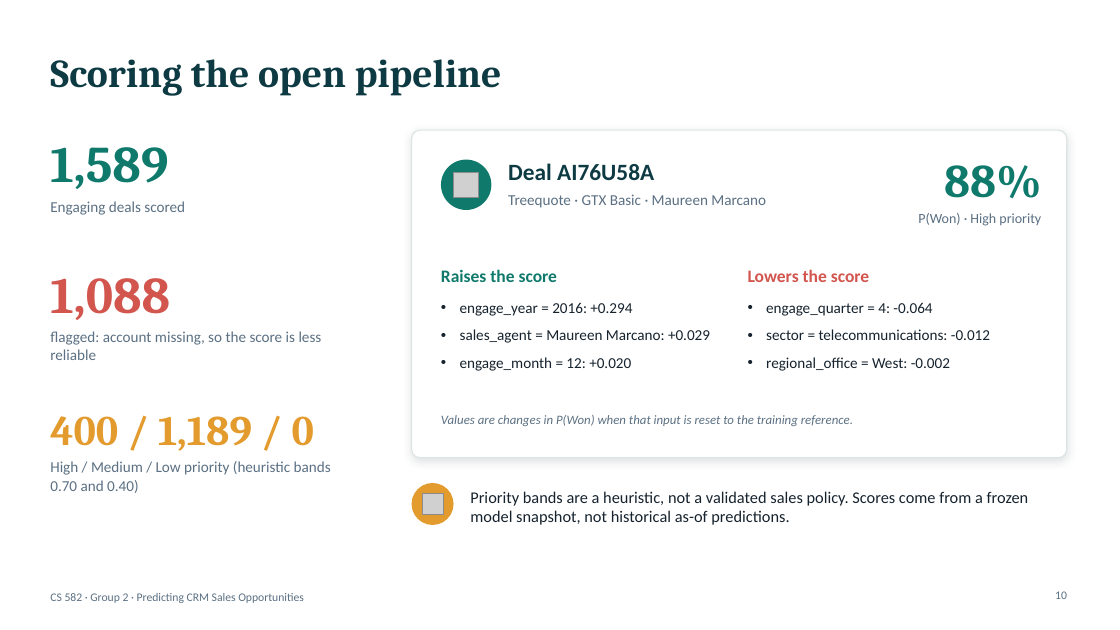
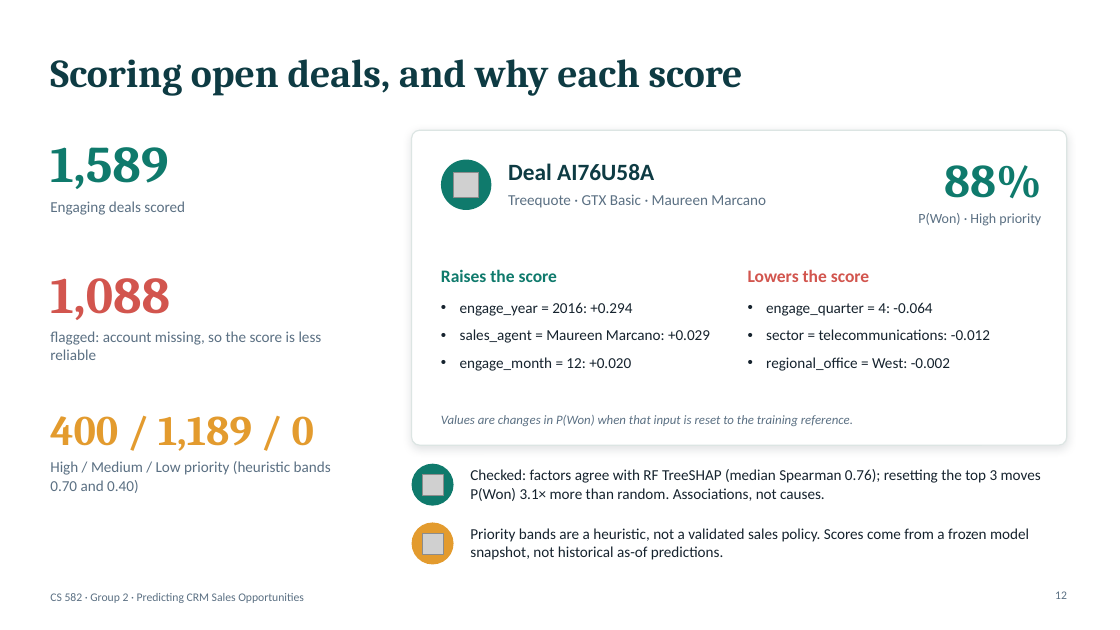
Before and after one commit to adrewtran/cs582-project, a slide deck: slide 12 of CRM_Final.pptx (slide 10 before the commit). Drawn at 1120x630 pixels with LibreOffice and Linux fonts; fonts in the diff are those of the drawing; grey boxes stand for pictures. Boxes give left, top, right and bottom in pixels: in the first picture for what was removed or moved away, otherwise in the second. Text is boxed around its words. In the diff, an @@ line names an element or a change of style, - is before the commit and + after.

```diff
--- a/CRM_Final.pptx
+++ b/CRM_Final.pptx
@@ title at (x1=50, y1=59, x2=743, y2=96): text changed @@
-Scoring the open pipeline
+Scoring open deals, and why each score
@@ rounded rectangle resized from (x1=412, y1=130, x2=1067, y2=458) to (x1=412, y1=130, x2=1067, y2=445) @@
@@ ellipse added at (x1=412, y1=464, x2=454, y2=506), fill #0F7A6C @@
@@ picture added at (x1=423, y1=475, x2=444, y2=496) @@
@@ text added at (x1=470, y1=469, x2=1041, y2=501), 13 pt, text #16232E @@
+Checked: factors agree with RF TreeSHAP (median Spearman 0.76); resetting the top 3 moves P(Won) 3.1× more than random. Associations, not causes.
@@ ellipse moved from (x1=412, y1=483, x2=454, y2=525) to (x1=412, y1=523, x2=454, y2=565) @@
@@ picture moved from (x1=423, y1=494, x2=444, y2=515) to (x1=423, y1=534, x2=444, y2=555) @@
@@ text "Priority bands are a heuristic, ..." moved from (x1=470, y1=491, x2=1029, y2=525) to (x1=470, y1=528, x2=1029, y2=560) @@
@@ text "Priority bands are a heuristic, ..." at (x1=470, y1=528, x2=1029, y2=560): size 14 to 13 pt @@
@@ page number at (x1=1055, y1=591, x2=1067, y2=599): text changed @@
-10
+12
```
Also in this commit, not shown: 5 other slides changed, 3 slides added, 4 slides removed, 13 other files.
